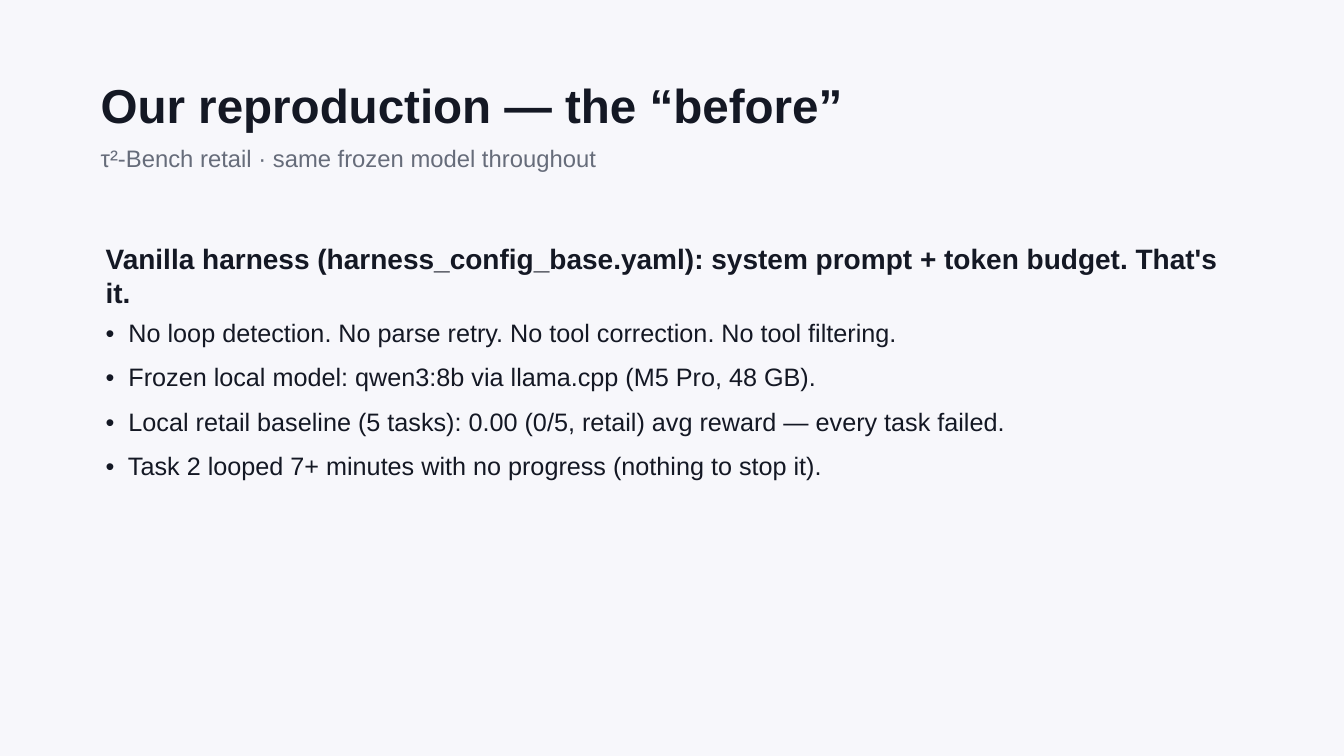
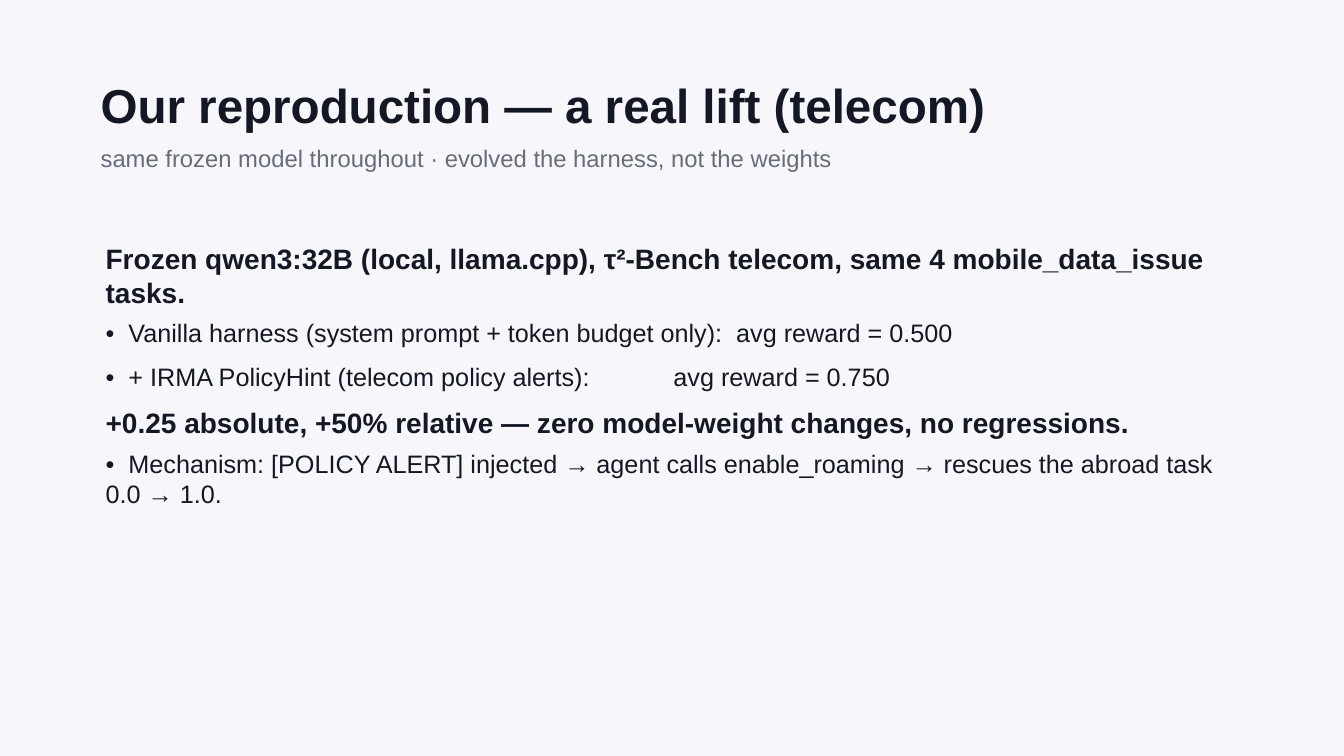
Before and after one commit to epuerta9/HarnessX, a slide deck: slide 13 of workshop/harness-evolution-workshop.pptx. Drawn at 1344x756 pixels with LibreOffice and Linux fonts; fonts in the diff are those of the drawing. Boxes give left, top, right and bottom in pixels: in the first picture for what was removed or moved away, otherwise in the second. Text is boxed around its words. In the diff, an @@ line names an element or a change of style, - is before the commit and + after.

```diff
--- a/workshop/harness-evolution-workshop.pptx
+++ b/workshop/harness-evolution-workshop.pptx
@@ text at [101,88,985,172]: text changed @@
-Our reproduction — the “before”
-τ²-Bench retail · same frozen model throughout
+Our reproduction — a real lift (telecom)
+same frozen model throughout · evolved the harness, not the weights
@@ text at [106,248,1212,504]: text changed @@
-Vanilla harness (harness_config_base.yaml): system prompt + token budget. That's it.
-• No loop detection. No parse retry. No tool correction. No tool filtering.
-• Frozen local model: qwen3:8b via llama.cpp (M5 Pro, 48 GB).
-• Local retail baseline (5 tasks): 0.00 (0/5, retail) avg reward — every task failed.
-• Task 2 looped 7+ minutes with no progress (nothing to stop it).
+Frozen qwen3:32B (local, llama.cpp), τ²-Bench telecom, same 4 mobile_data_issue tasks.
+• Vanilla harness (system prompt + token budget only): avg reward = 0.500
+• + IRMA PolicyHint (telecom policy alerts): avg reward = 0.750
++0.25 absolute, +50% relative — zero model-weight changes, no regressions.
+• Mechanism: [POLICY ALERT] injected → agent calls enable_roaming → rescues the abroad task 0.0 → 1.0.
```
Also in this commit, not shown: 1 other slide changed, 1 slide added, 1 slide removed, 1 other file.
